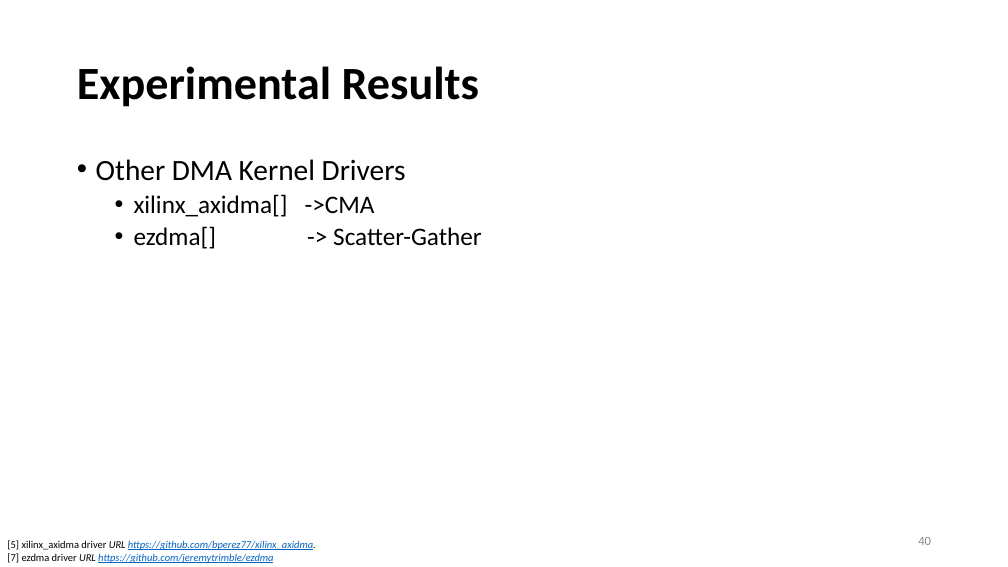
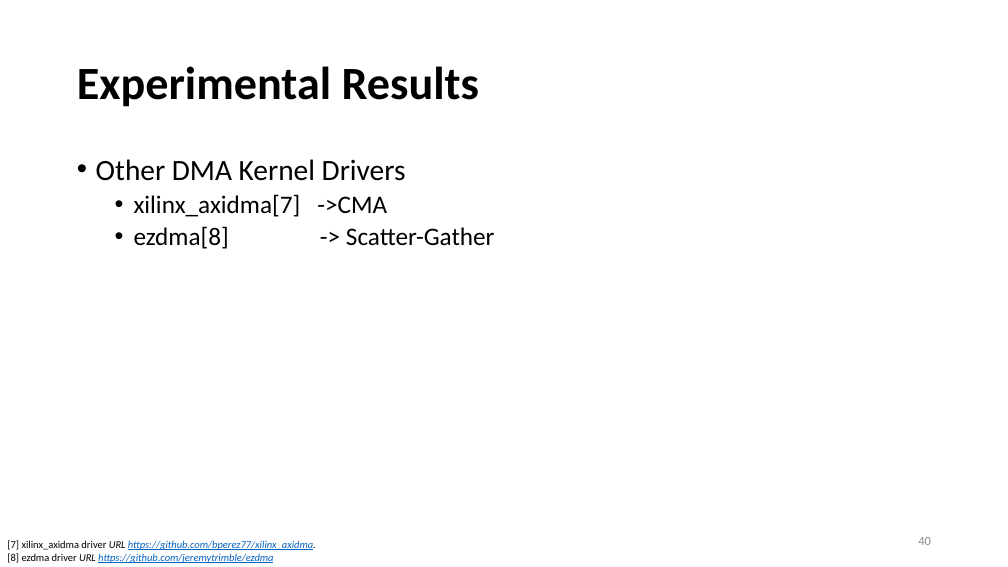
Before and after one commit to yllibliu/presentation, a slide deck: slide 40 of UIO.pptx. Drawn at 1008x567 pixels with LibreOffice and Linux fonts; fonts in the diff are those of the drawing. Boxes give left, top, right and bottom in pixels: in the first picture for what was removed or moved away, otherwise in the second. Text is boxed around its words. In the diff, an @@ line names an element or a change of style, - is before the commit and + after.

```diff
--- a/UIO.pptx
+++ b/UIO.pptx
@@ text at <box>134,194,495,249</box>: text changed @@
-  • xilinx_axidma[] ->CMA
-  • ezdma[] -> Scatter-Gather
+  • xilinx_axidma[7] ->CMA
+  • ezdma[8] -> Scatter-Gather
@@ text at <box>7,540,316,563</box>: text changed @@
-[5] xilinx_axidma driver URL https://github.com/bperez77/xilinx_axidma.
-[7] ezdma driver URL https://github.com/jeremytrimble/ezdma
+[7] xilinx_axidma driver URL https://github.com/bperez77/xilinx_axidma.
+[8] ezdma driver URL https://github.com/jeremytrimble/ezdma
```
Also in this commit, not shown: 21 other slides changed, 1 slide added, 1 slide removed.
